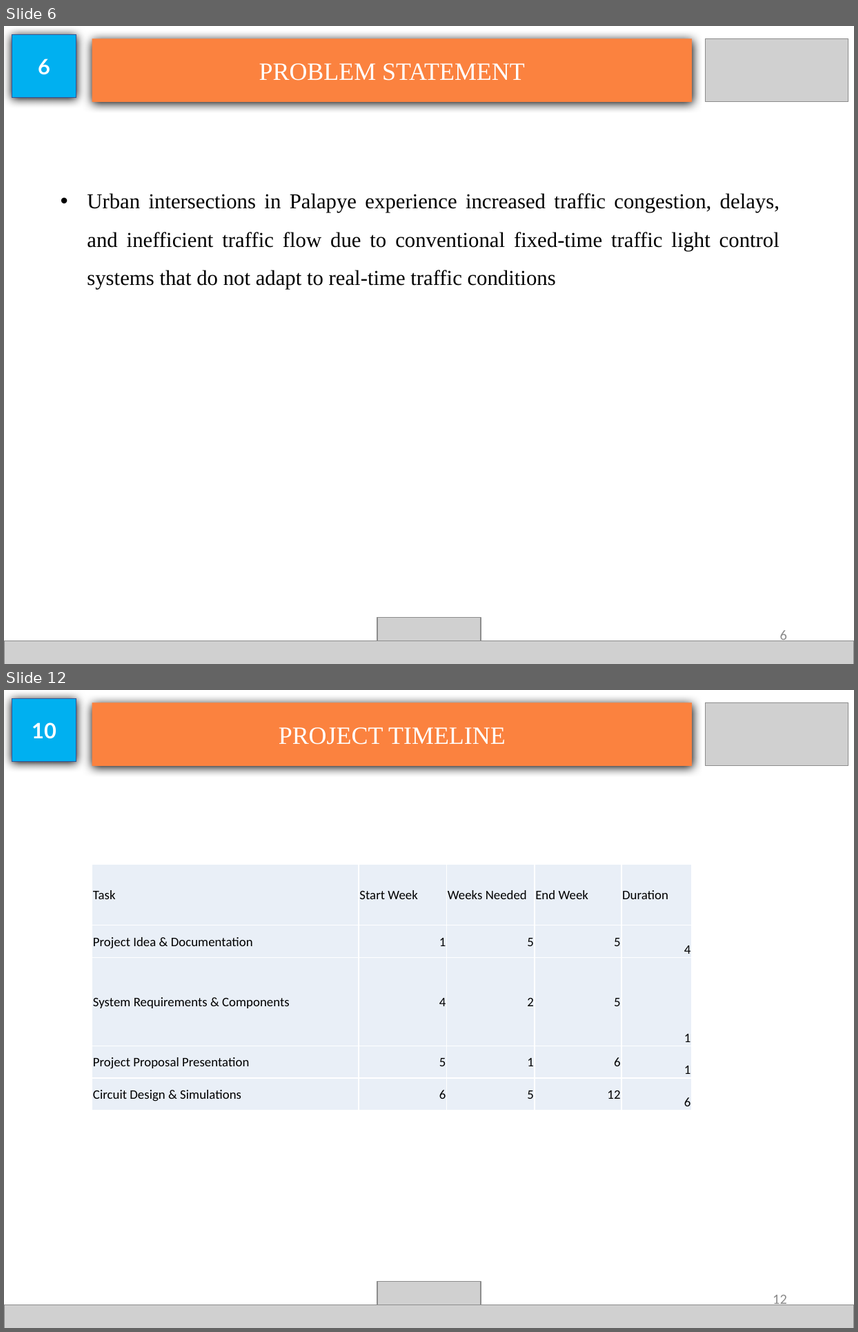
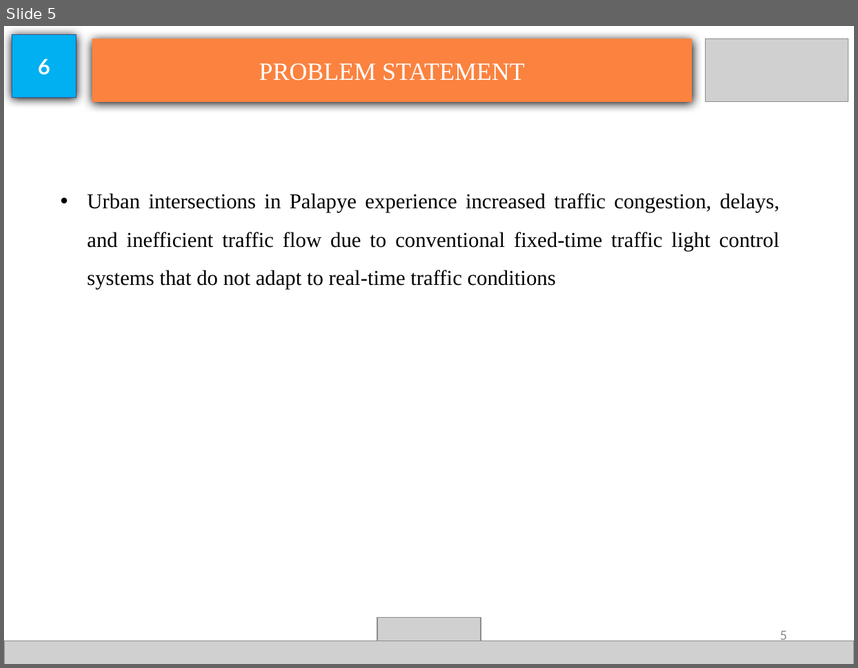
Before and after one commit to geranimoekia/Multi-Agent-Deep-Reinforcement-Learning-for-Adaptive-Traffic-Signal-Control-Palapye-A1-Corridor, a slide deck: docs/presentations/TSOTLHE SEIPHEPI FYP.pptx. Shown one above the other, each under a label of ours: slides 6 and 12 before the commit, slide 5 after it; the slides between them are not shown. The pictures are 858x1332 and 858x668 pixels, drawn with LibreOffice and Linux fonts; fonts in the diff are those of the drawing; grey boxes stand for pictures. Boxes give left, top, right and bottom in pixels: in the first picture for what was removed or moved away, otherwise in the second. Text is boxed around its words. In the diff, an @@ line names an element or a change of style, - is before the commit and + after.

```diff
--- a/docs/presentations/TSOTLHE SEIPHEPI FYP.pptx
+++ b/docs/presentations/TSOTLHE SEIPHEPI FYP.pptx
@@ slide 12 removed at (4,690,854,1328), background #FFFFFF @@
@@ rectangle removed at (12,698,76,761) @@
-10
@@ rectangle removed at (92,702,692,766) @@
-PROJECT TIMELINE
@@ picture removed at (705,702,848,766) @@
@@ table removed at (92,865,692,1110), 5 rows, 5 columns @@
-Task | Start Week | Weeks Needed | End Week | Duration
-Project Idea & Documentation | 1 | 5 | 5 | 4
-System Requirements & Components | 4 | 2 | 5 | 1
-Project Proposal Presentation | 5 | 1 | 6 | 1
-Circuit Design & Simulations | 6 | 5 | 12 | 6
@@ picture removed at (377,1281,481,1323) @@
@@ picture removed at (4,1305,854,1328) @@
@@ page number removed at (773,1294,787,1308) @@
-12
@@ what was slide 6 is now slide 5 @@
@@ page number at (780,630,787,641): text changed @@
-6
+5
```
Also in this commit, not shown: 8 slides changed, 17 slides added, 5 other slides removed, 2 other files.
